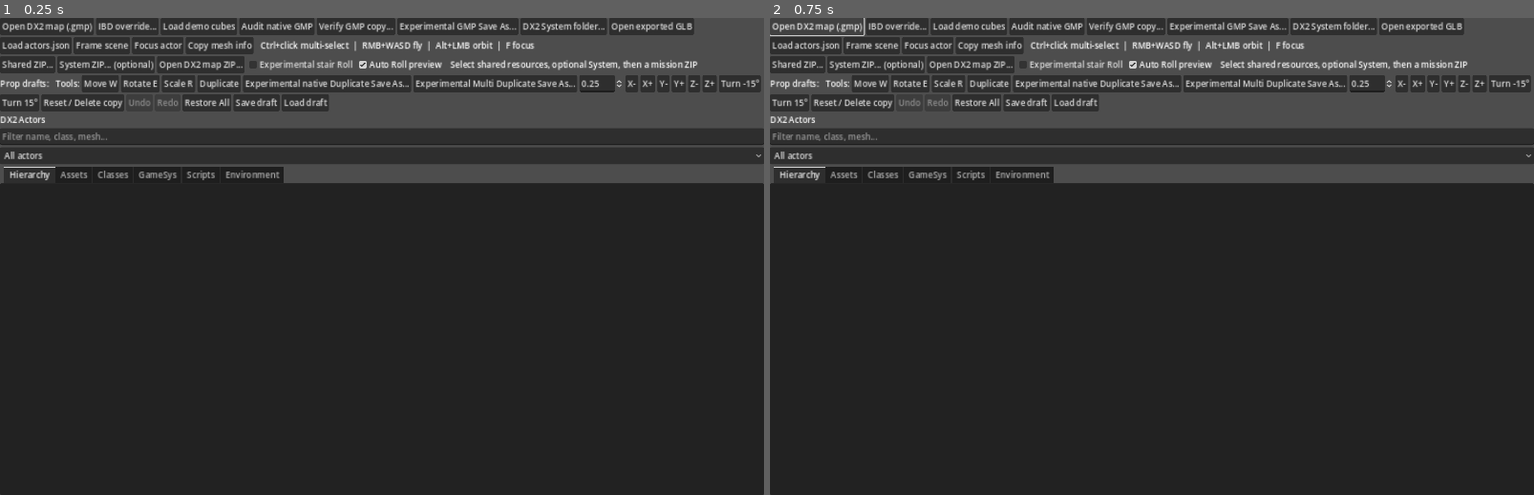
Above: before the commit, frames 1-2 (left to right).
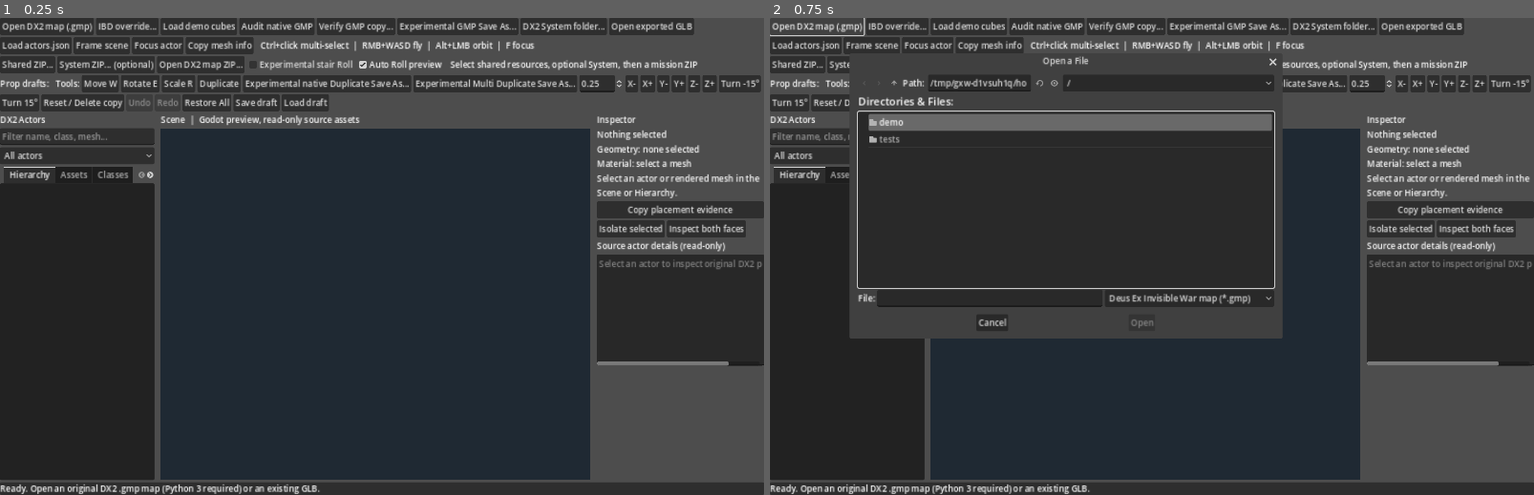
Above: after the commit, the same moments.

Repository: JakX2/Deus-Ex-2-SDK
Game: Godot game, scene res://main.tscn
Same seed, same stepped clock (60 frames per second), same inputs: the game is played once before the commit and once after it.
Inputs:
- Up to frame 1 (0.25 s): no input
- Up to frame 2 (0.75 s): click "Open DX2 map (.gmp)" at 0.5 s

The runs differ from the first frame. In frame 1, 14% of the frame differs, in the area x 0-100%, y 20-100%; in frame 2, 22%, in the area x 0-100%, y 8-100%.
Error before the commit: Invalid assignment of property or key 'disabled' with value of type 'bool' on a base object of type 'SpinBox'. (res://main.gd:658)

Commit message:
Use Godot SpinBox.editable rather than nonexistent disabled property

Diff:
--- a/native_editor/godot_editor/main.gd
+++ b/native_editor/godot_editor/main.gd
@@ -655,7 +655,7 @@
     environment_light_radius_control.max_value = 16.0
     environment_light_radius_control.step = 0.1
     environment_light_radius_control.size_flags_horizontal = Control.SIZE_EXPAND_FILL
-    environment_light_radius_control.disabled = true
+    environment_light_radius_control.editable = false
     environment_light_radius_control.value_changed.connect(
         func(value): _set_environment_light_visual_setting("range", value))
     light_radius_row.add_child(environment_light_radius_control)
@@ -669,7 +669,7 @@
     environment_light_energy_control.max_value = 2.5
     environment_light_energy_control.step = 0.05
     environment_light_energy_control.size_flags_horizontal = Control.SIZE_EXPAND_FILL
-    environment_light_energy_control.disabled = true
+    environment_light_energy_control.editable = false
     environment_light_energy_control.value_changed.connect(
         func(value): _set_environment_light_visual_setting("energy", value))
     light_energy_row.add_child(environment_light_energy_control)
@@ -1927,8 +1927,8 @@
     enabled = enabled and not values.is_empty()
     environment_light_controls_syncing = true
     environment_light_color_control.disabled = not enabled
-    environment_light_radius_control.disabled = not enabled
-    environment_light_energy_control.disabled = not enabled
+    environment_light_radius_control.editable = enabled
+    environment_light_energy_control.editable = enabled
     environment_light_live_toggle.disabled = not enabled
     environment_light_visual_reset_button.disabled = (not enabled
         or not environment_light_visual_settings.has(str(selected_actor.get("name", ""))))
